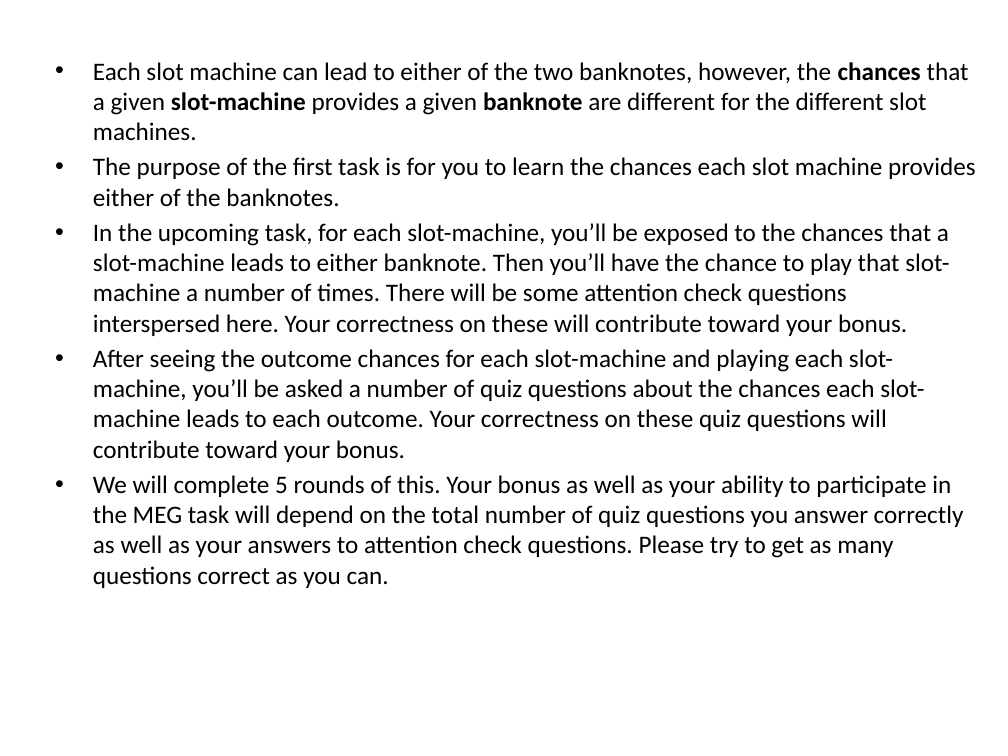
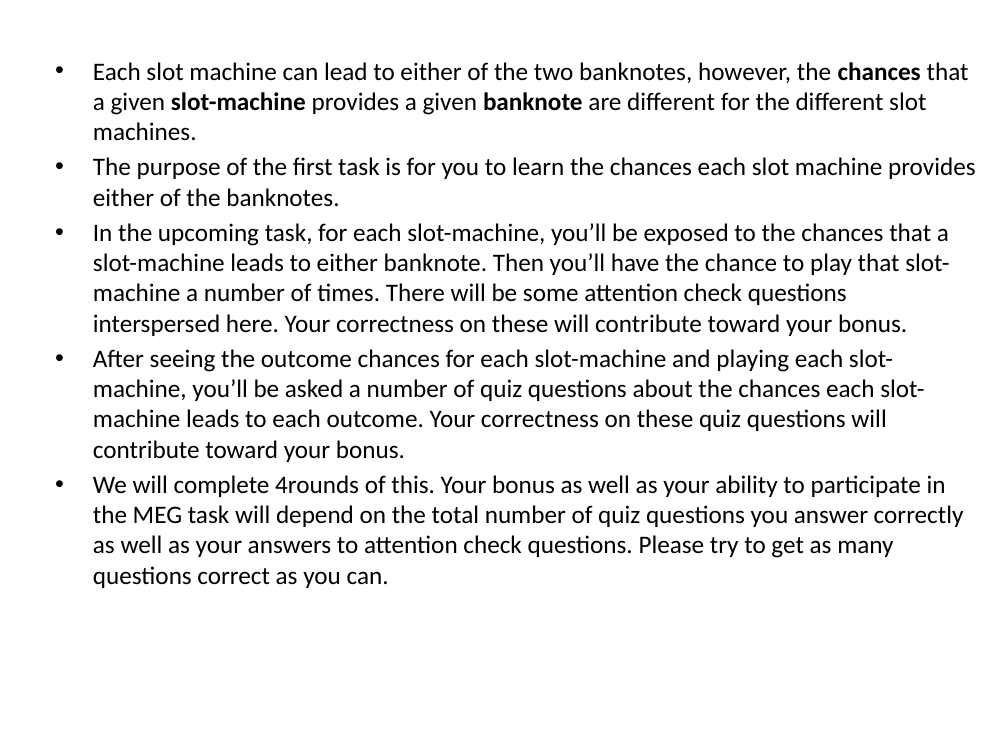
Before and after one commit to evanrussek/Gamble_Task_browser, a slide deck: slide 3 of public/Practice_Task2/Stimuli/uws_instr_slides_ver2.pptx. Drawn at 1008x756 pixels with LibreOffice and Linux fonts; fonts in the diff are those of the drawing. Boxes give left, top, right and bottom in pixels: in the first picture for what was removed or moved away, otherwise in the second. Text is boxed around its words. In the diff, an @@ line names an element or a change of style, - is before the commit and + after.

```diff
--- a/public/Practice_Task2/Stimuli/uws_instr_slides_ver2.pptx
+++ b/public/Practice_Task2/Stimuli/uws_instr_slides_ver2.pptx
@@ text at (x1=93, y1=475, x2=964, y2=588): text changed @@
-• We will complete 5 rounds of this. Your bonus as well as your ability to participate in the MEG task will depend on the total number of quiz questions you answer correctly as well as your answers to attention check questions. Please try to get as many questions correct as you can.
+• We will complete 4rounds of this. Your bonus as well as your ability to participate in the MEG task will depend on the total number of quiz questions you answer correctly as well as your answers to attention check questions. Please try to get as many questions correct as you can.
```
Also in this commit, not shown: 3 other slides changed, 1 slide added, 29 other files.
